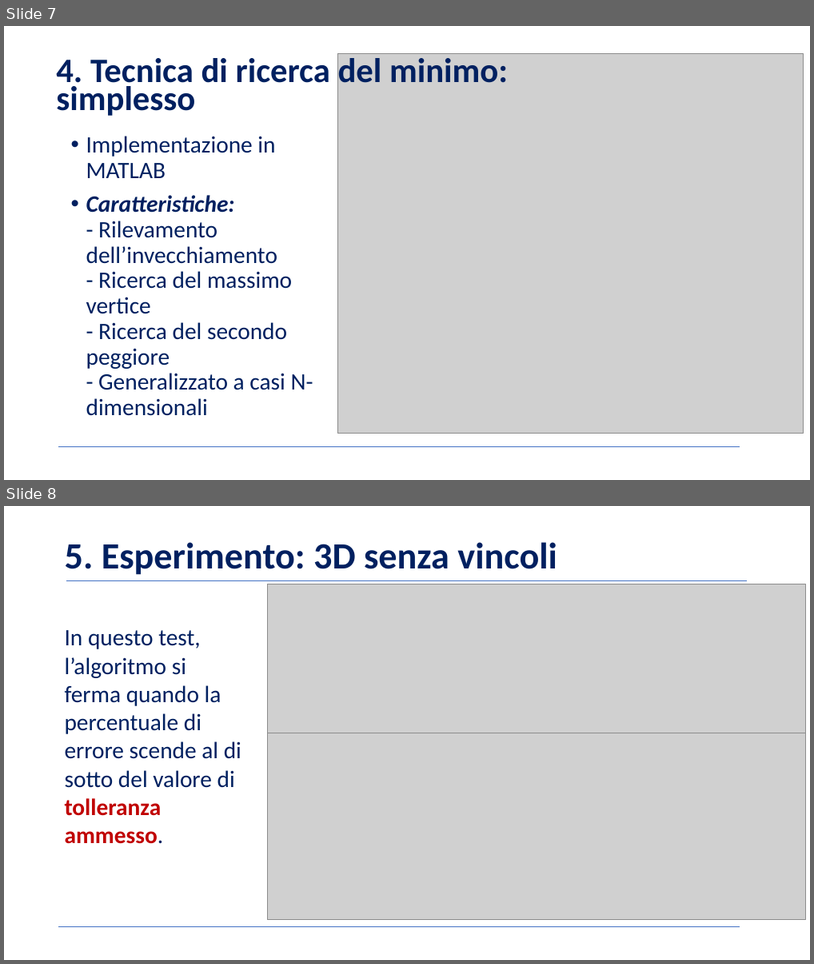
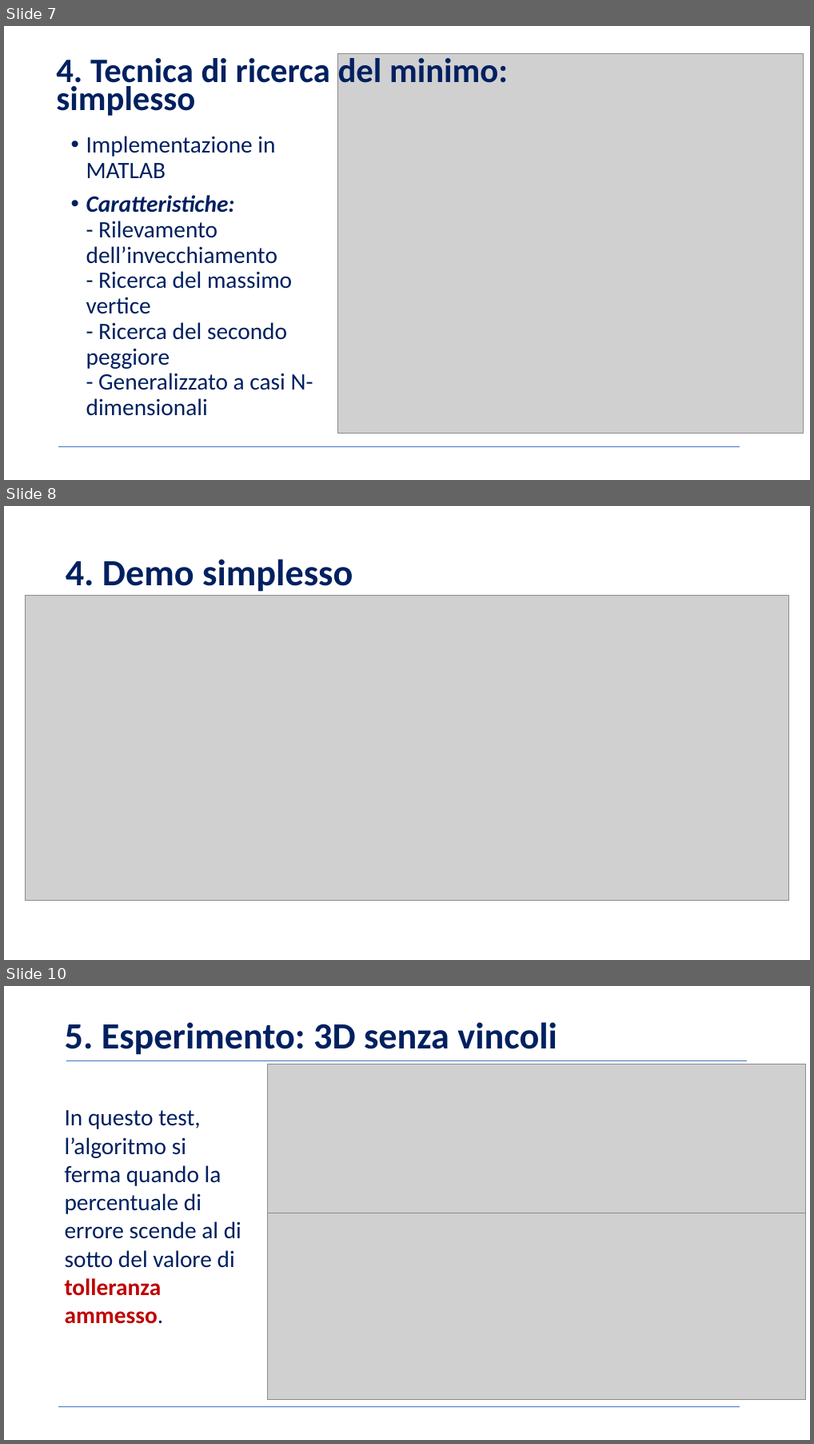
Before and after one commit to BernardoGiordano/NelderMeadMethod, a slide deck: writeup/Slides.pptx. Shown one above the other, each under a label of ours: slides 7 and 8 before the commit, slides 7, 8 and 10 after it; the slides between them are not shown. The pictures are 814x964 and 814x1444 pixels, drawn with LibreOffice and Linux fonts; fonts in the diff are those of the drawing; grey boxes stand for pictures; background and template pictures are left out. Boxes give left, top, right and bottom in pixels: in the first picture for what was removed or moved away, otherwise in the second. Text is boxed around its words. In the diff, an @@ line names an element or a change of style, - is before the commit and + after.

```diff
--- a/writeup/Slides.pptx
+++ b/writeup/Slides.pptx
@@ slide 8 added at (x1=4, y1=506, x2=810, y2=960), background picture (left out) @@
@@ title added at (x1=66, y1=559, x2=353, y2=592), 44 pt, text #002060, bold @@
+4. Demo simplesso
@@ picture added at (x1=25, y1=595, x2=789, y2=900) @@
@@ what was slide 8 is now slide 10 @@
```
Also in this commit, not shown: 3 other slides added, 1 slide removed.
